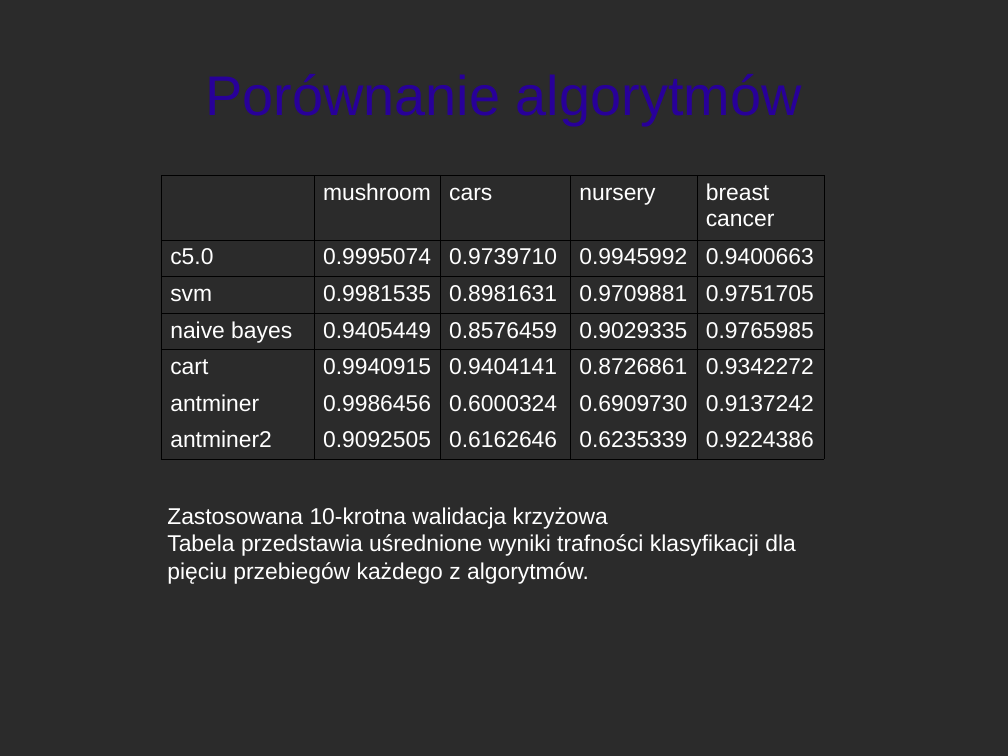
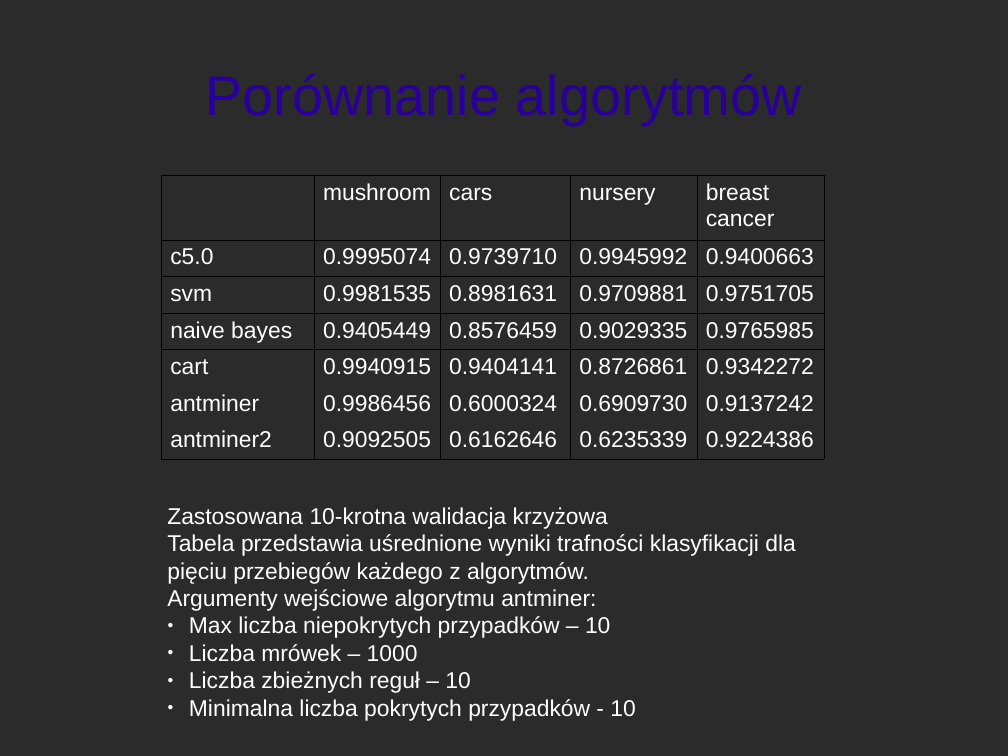
Before and after one commit to adriansidor/antminer, a slide deck: slide 31 of prezentacja_pracy_magisterskiej.odp (slide 30 before the commit). Drawn at 1008x756 pixels with LibreOffice and Linux fonts; fonts in the diff are those of the drawing; background and template pictures are left out; a plain dark background stands for a picture behind light text. Boxes give left, top, right and bottom in pixels: in the first picture for what was removed or moved away, otherwise in the second. Text is boxed around its words. In the diff, an @@ line names an element or a change of style, - is before the commit and + after.

```diff
--- a/prezentacja_pracy_magisterskiej.odp
+++ b/prezentacja_pracy_magisterskiej.odp
@@ text at (x1=167, y1=589, x2=635, y2=721): paragraphs added @@
+Argumenty wejściowe algorytmu antminer:
+● Max liczba niepokrytych przypadków – 10
+● Liczba mrówek – 1000
+● Liczba zbieżnych reguł – 10
+● Minimalna liczba pokrytych przypadków - 10
```
Also in this commit, not shown: 16 other slides changed, 5 slides added, 7 slides removed, 1 other file.
